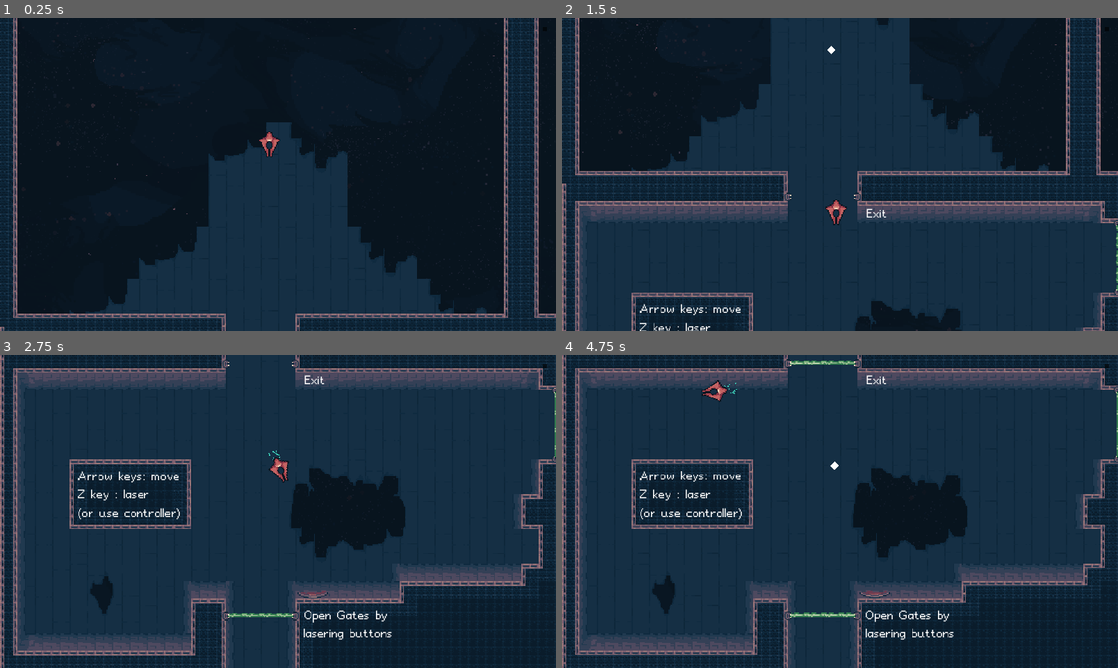
Above: before the commit, frames 1-4 (two rows, left to right).
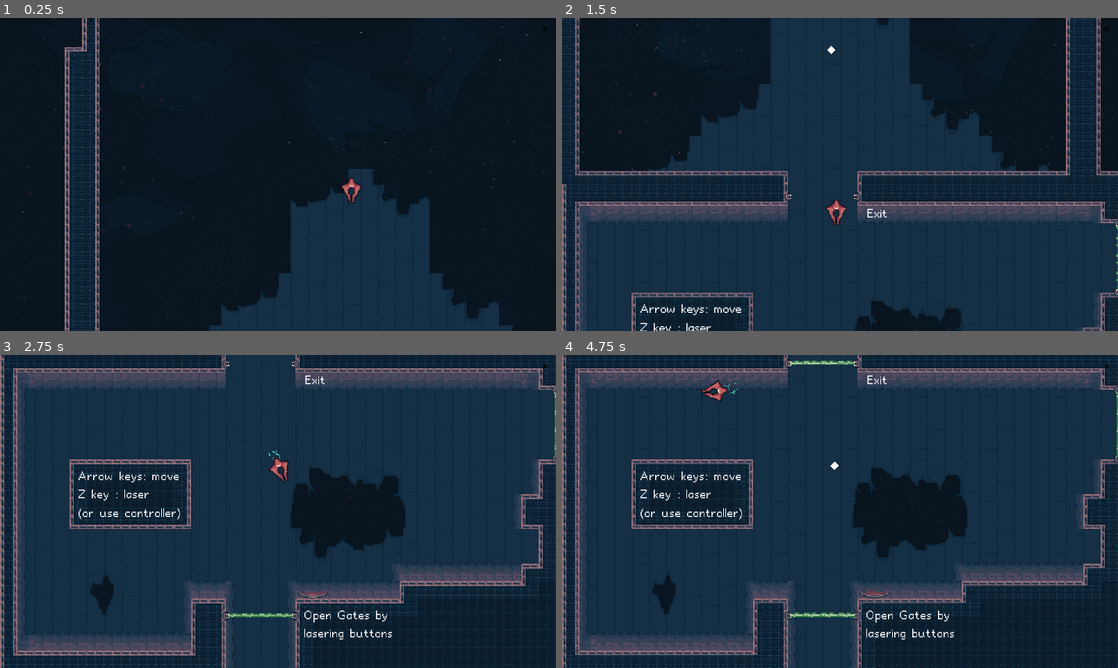
Above: after the commit, the same moments.

Repository: boukew99/godot_wild_jam_34
Game: Godot game, scene res://physics/2d/game.tscn
Same seed, same stepped clock (60 frames per second), same inputs: the game is played once before the commit and once after it. This scene is started directly instead of the project's main scene.
Inputs (mouse positions are in pixels of both pictures, inside the frame that each line leads up to):
- Up to frame 1 (0.25 s): no input
- Up to frame 2 (1.5 s): tap Enter (ui_accept) at 0.5, 0.77 s; move the mouse to (962, 158) at 0.52 s; hold Right (move_right) 0.53-1.28 s; hold X (bomb) 0.53-1.28 s; click (962, 158) at 0.67 s; move the mouse to (728, 190) at 1.27 s; hold Down (move_down) from 1.28 s (still down); tap Z (laser) at 1.35 s
- Up to frame 3 (2.75 s): tap Enter (ui_accept) at 1.52 s; move the mouse to (333, 442) at 2.02 s; release Down (move_down) at 2.03 s; hold Right (move_right) from 2.03 s (still down); hold C (nitro) from 2.03 s (still down)
- Up to frame 4 (4.75 s): move the mouse to (812, 574) at 2.77 s; release Right (move_right) at 2.78 s; release C (nitro) at 2.78 s; hold Up (move_up) 2.78-3.53 s; tap X (bomb) at 2.85 s; click (812, 574) at 2.92 s; tap Enter (ui_accept) at 3.02, 3.77, 4.52 s; move the mouse to (1006, 558) at 3.52 s; hold Z (laser) 3.53-4.28 s; hold Left (move_left) from 3.53 s (still down); move the mouse to (673, 464) at 4.27 s; tap C (nitro) at 4.35 s

The runs differ from the first frame. In frame 1, 26% of the frame differs, in the area x 0-100%, y 0-100%; in frame 2, 1.2%; in frame 3, 0.7%; in frame 4, 0.8%.

Commit message:
screenshake

Diff:
--- a/godot_wild_jam_34/physics/2d/game.tscn
+++ b/godot_wild_jam_34/physics/2d/game.tscn
@@ -9,7 +9,7 @@
 [ext_resource path="res://physics/2d/object/pole.tscn" type="PackedScene" id=7]
 [ext_resource path="res://physics/2d/object/laser_target.tscn" type="PackedScene" id=8]
 [ext_resource path="res://visual/transparent_black_bg.tres" type="StyleBox" id=9]
-[ext_resource path="res://physics/2d/grid_camera.tscn" type="PackedScene" id=10]
+[ext_resource path="res://physics/2d/grid_camera_2d.tscn" type="PackedScene" id=10]
 [ext_resource path="res://physics/2d/game.gd" type="Script" id=11]
 [ext_resource path="res://physics/2d/object/door.tscn" type="PackedScene" id=12]
 [ext_resource path="res://physics/gui/screen_grid_container.gd" type="Script" id=13]
@@ -1160,7 +1160,6 @@
 margin_right = 3072.0
 margin_bottom = 2016.0
 
-[connection signal="position_changed" from="Space/SpaceShip/GridCamera2D" to="." method="_on_GridCamera2D_position_changed"]
 [connection signal="on_toggle" from="Space/LaserTarget" to="Space/Door" method="on_toggle"]
 [connection signal="on_toggle" from="Space/LaserTarget2" to="Space/Door2" method="on_toggle"]
 [connection signal="on_toggle" from="Space/LaserTarget3" to="Space/Door2" method="on_toggle"]
--- a/godot_wild_jam_34/physics/2d/grid_camera.tscn
+++ /dev/null
@@ -1,10 +0,0 @@
-[gd_scene load_steps=2 format=2]
-
-[ext_resource path="res://physics/2d/grid_camera_2D.gd" type="Script" id=1]
-
-[node name="GridCamera2D" type="Camera2D" groups=[
-"camera",
-]]
-current = true
-smoothing_enabled = true
-script = ExtResource( 1 )
--- a/godot_wild_jam_34/physics/2d/grid_camera_2D.gd
+++ b/godot_wild_jam_34/physics/2d/grid_camera_2D.gd
@@ -1,4 +1,4 @@
-extends Camera2D
+extends ShakeCamera2D
 
 signal position_changed(block_postion)
 var block_size = Vector2(ProjectSettings.get("display/window/size/width"), ProjectSettings.get("display/window/size/height"))
@@ -7,7 +7,6 @@
 
 func _ready():
 	set_as_toplevel(true)
-	offset = block_size / 2
 
 	# so immediate correct starting position
 	smoothing_enabled = false
@@ -20,5 +19,5 @@
 
 func _process(delta):
 	var block_position = (target.position / block_size).floor()
-	position = block_position * block_size
+	position = block_position * block_size + block_size / 2
 	emit_signal("position_changed", block_position)
--- /dev/null
+++ b/godot_wild_jam_34/physics/2d/grid_camera_2d.tscn
@@ -0,0 +1,9 @@
+[gd_scene load_steps=3 format=2]
+
+[ext_resource path="res://physics/2d/shake_camera_2d.tscn" type="PackedScene" id=1]
+[ext_resource path="res://physics/2d/grid_camera_2d.gd" type="Script" id=2]
+
+[node name="GridCamera2D" instance=ExtResource( 1 )]
+current = true
+script = ExtResource( 2 )
+trauma_power = 2
--- a/godot_wild_jam_34/physics/2d/object/bomb.gd
+++ b/godot_wild_jam_34/physics/2d/object/bomb.gd
@@ -8,6 +8,7 @@
 
 func _on_Detonate_timeout():
 	$AnimationPlayer.play("BOOM")
+	get_tree().call_group("camera", "add_trauma", 0.1)
 
 func _on_laser_hit():
 	$Detonate.stop()
--- /dev/null
+++ b/godot_wild_jam_34/physics/2d/shake_camera_2d.gd
@@ -0,0 +1,32 @@
+class_name ShakeCamera2D
+extends Camera2D
+
+export var decay = 0.8  # How quickly the shaking stops [0, 1].
+export var max_offset = Vector2(100, 50)  # Maximum hor/ver shake in pixels.
+export var max_roll = 0.1  # Maximum rotation in radians (use sparingly).
+export(OpenSimplexNoise) var noise = OpenSimplexNoise.new()
+export(int, 2, 3) var trauma_power = 2
+
+var trauma = 0.0  # Current shake strength.
+var noise_y = 0
+
+
+func _process(delta):
+	if trauma:
+		trauma = max(trauma - decay * delta, 0)
+		shake()
+
+func shake():
+	var amount = pow(trauma, trauma_power)
+	noise_y += 1
+	# Using noise
+	rotation = max_roll * amount * noise.get_noise_2d(noise.seed, noise_y)
+	offset.x = max_offset.x * amount * noise.get_noise_2d(noise.seed*2, noise_y)
+	offset.y = max_offset.y * amount * noise.get_noise_2d(noise.seed*3, noise_y)
+	# Pure randomness
+#	rotation = max_roll * amount * rand_range(-1, 1)
+#	offset.x = max_offset.x * amount * rand_range(-1, 1)
+#	offset.y = max_offset.y * amount * rand_range(-1, 1)
+
+func add_trauma(amount):
+	trauma = min(trauma + amount, 1.0)
--- /dev/null
+++ b/godot_wild_jam_34/physics/2d/shake_camera_2d.tscn
@@ -0,0 +1,15 @@
+[gd_scene load_steps=3 format=2]
+
+[ext_resource path="res://physics/2d/shake_camera_2d.gd" type="Script" id=1]
+
+[sub_resource type="OpenSimplexNoise" id=1]
+octaves = 2
+period = 4.0
+
+[node name="ShakeCamera2D" type="Camera2D" groups=[
+"camera",
+]]
+rotating = true
+script = ExtResource( 1 )
+noise = SubResource( 1 )
+trauma_power = 3
--- a/godot_wild_jam_34/project.godot
+++ b/godot_wild_jam_34/project.godot
@@ -14,6 +14,11 @@
 "language": "GDScript",
 "path": "res://physics/2d/component/laser.gd"
 }, {
+"base": "Camera2D",
+"class": "ShakeCamera2D",
+"language": "GDScript",
+"path": "res://physics/2d/shake_camera_2d.gd"
+}, {
 "base": "KinematicBody2D",
 "class": "Steering",
 "language": "GDScript",
@@ -26,6 +31,7 @@
 } ]
 _global_script_class_icons={
 "Laser2D": "",
+"ShakeCamera2D": "",
 "Steering": "",
 "TimedLaser2D": ""
 }
Not shown: 1 places in godot_wild_jam_34/physics/2d/game.tscn that only renumber resources
